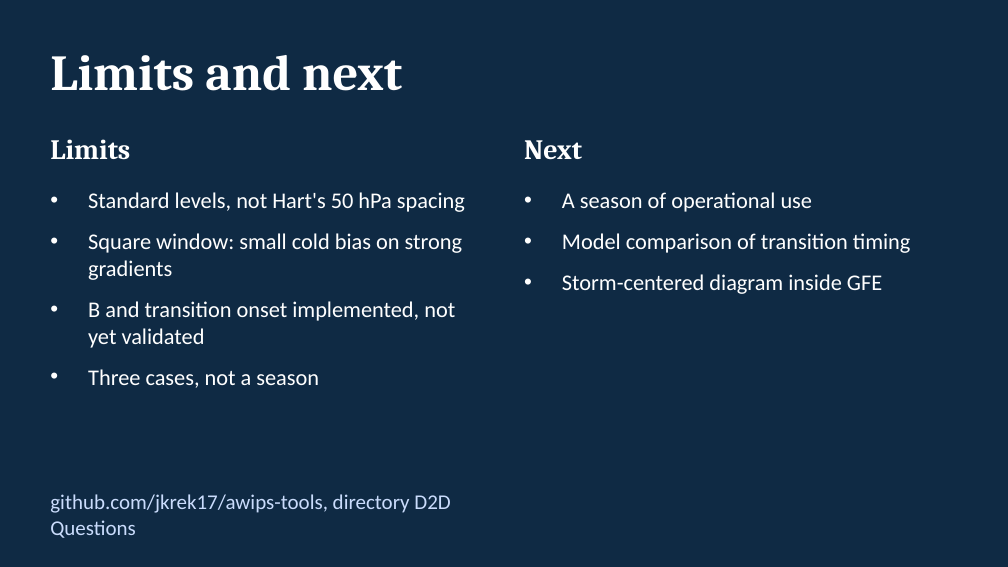
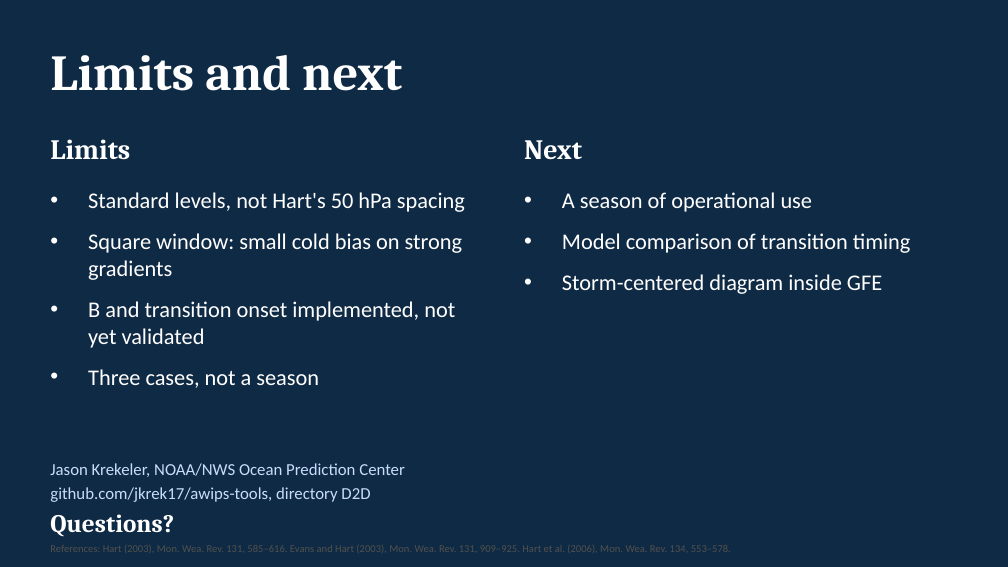
Before and after one commit to jkrek17/awips-tools, a slide deck: slide 10 of D2D/docs/TALK.pptx. Drawn at 1008x567 pixels with LibreOffice and Linux fonts; fonts in the diff are those of the drawing. Boxes give left, top, right and bottom in pixels: in the first picture for what was removed or moved away, otherwise in the second. Text is boxed around its words. In the diff, an @@ line names an element or a change of style, - is before the commit and + after.

```diff
--- a/D2D/docs/TALK.pptx
+++ b/D2D/docs/TALK.pptx
@@ text added at (50,463,405,477), 12 pt, text #CADCFC @@
+Jason Krekeler, NOAA/NWS Ocean Prediction Center
@@ text "github.com/jkrek17/awips-tools, directory D2D" at (50,487,370,502): size 15 to 12 pt @@
@@ text at (50,520,136,538): paragraph removed @@
-Questions
@@ text added at (50,514,174,537), 18 pt, text #FFFFFF, bold @@
+Questions?
@@ text added at (50,545,731,553), 7.5 pt, text #52514E @@
+References: Hart (2003), Mon. Wea. Rev. 131, 585–616. Evans and Hart (2003), Mon. Wea. Rev. 131, 909–925. Hart et al. (2006), Mon. Wea. Rev. 134, 553–578.
```
Also in this commit, not shown: 9 other slides changed, 1 other file.
